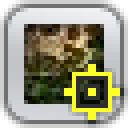
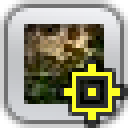
Layer changes from the first 128x128 image to the second:
pixels changed over [56, 56, 128, 128] (layer not identified)
